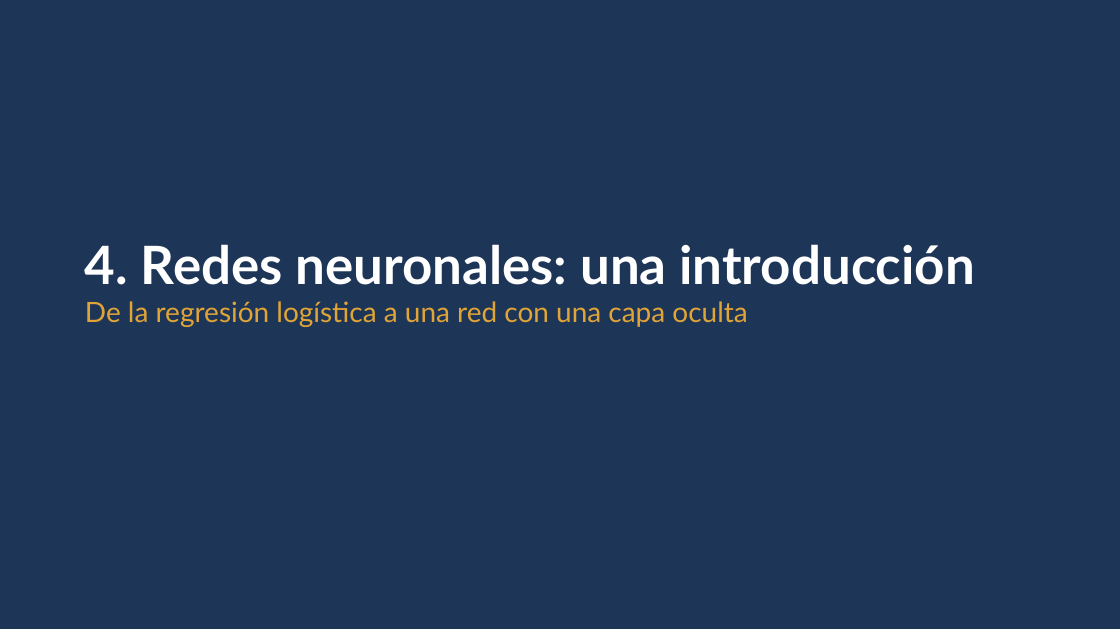
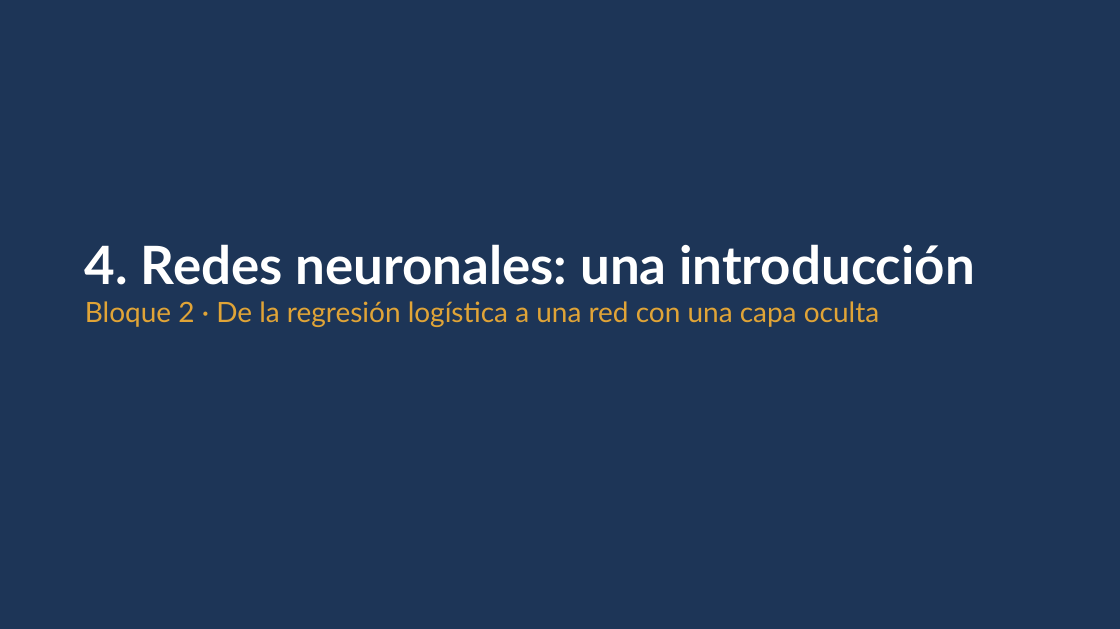
Before and after one commit to daniopitz/cienciadatos, a slide deck: slide 35 of presentaciones/clase11_knn_svc_redes.pptx (slide 34 before the commit). Drawn at 1120x629 pixels with LibreOffice and Linux fonts; fonts in the diff are those of the drawing. Boxes give left, top, right and bottom in pixels: in the first picture for what was removed or moved away, otherwise in the second. Text is boxed around its words. In the diff, an @@ line names an element or a change of style, - is before the commit and + after.

```diff
--- a/presentaciones/clase11_knn_svc_redes.pptx
+++ b/presentaciones/clase11_knn_svc_redes.pptx
@@ text at (x1=85, y1=301, x2=879, y2=327): text changed @@
-De la regresión logística a una red con una capa oculta
+Bloque 2 · De la regresión logística a una red con una capa oculta
```
Also in this commit, not shown: 3 other slides changed, 1 slide added, 1 other file.
